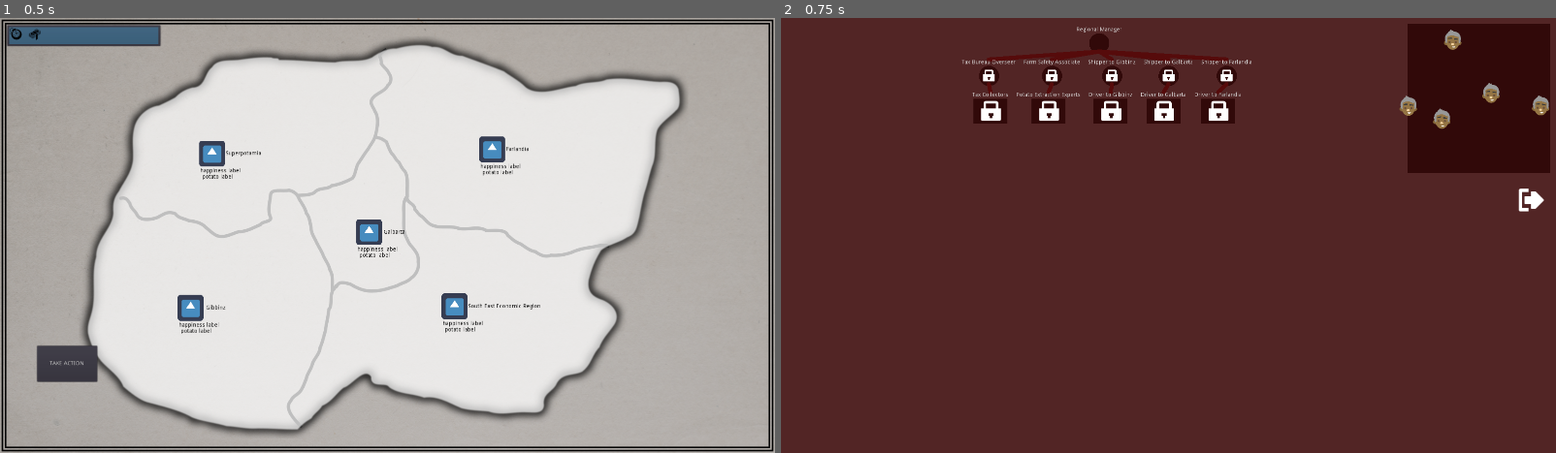
Above: before the commit, frames 1-2 (left to right).
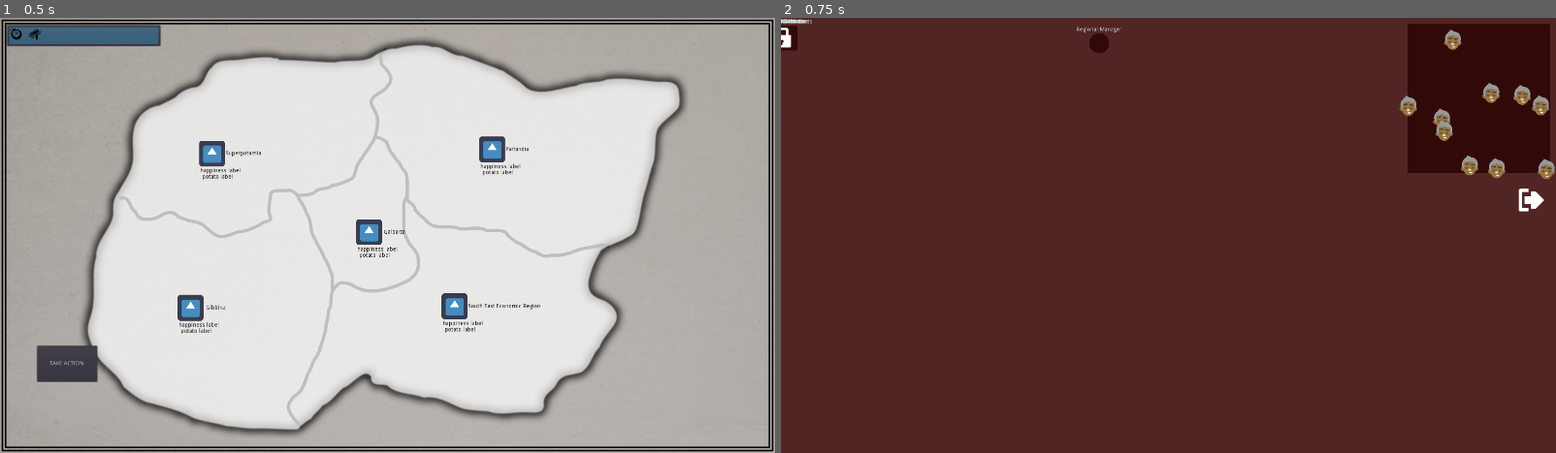
Above: after the commit, the same moments.

Repository: poohshoes/GMTK2020
Game: Godot game, scene res://World.tscn
The game is run twice, just before and just after one commit, with the same random seed, the same clock (stepped at 60 frames per second) and the same inputs. The engine's default icon, where the game draws it, is replaced by a stand-in: a white triangle on a blue panel in a dark square.
Inputs:
- Up to frame 1 (0.5 s): no input
- Up to frame 2 (0.75 s): click "Superpotamia" at 0.5 s

Frame 1 is identical in both runs. In frame 2, 2.8% of the frame differs, in the area x 0-100%, y 0-37%.
Error after the commit: Invalid set index 'parent' (on base: 'Node2D (SingleJob.gd)') with value of type 'Nil'. (res://RegionJobs.gd:177)

Commit message:
Managers support certain numbers of lower jobs.

Diff:
--- a/MultiJob.gd
+++ b/MultiJob.gd
@@ -3,17 +3,23 @@
 export(int) var width;
 export(int) var height;
 
-var parent = null
+var parents = null
 var children = []
 
 var employee = []
 
 var locked = true
 
+var workersPerManager = 99
+
+var isMultiJob = true
 
 func get_num_workers():
 	return employee.size()
 
+func lock():
+	locked = true
+	$LockSprite.show()
 
 func unlock():
 	locked = false
--- a/RegionJobs.gd
+++ b/RegionJobs.gd
@@ -26,6 +26,11 @@
 			employee.hasJob = true
 			for childJob in job.children:
 				childJob.unlock()
+			if job.isMultiJob && job.parent != null && job.parent.isMultiJob:
+				var maxWorkers = job.parent.get_num_workers() * job.parent.workersPerManager
+				if job.get_num_workers() >= maxWorkers:
+					job.lock()
+
 			find_parent('World').tick()
 	if !employee.hasJob:
 		employee.return()
@@ -41,7 +46,8 @@
 
 	rootJob = get_single_job("Regional Manager", null)
 	rootJob.unlock()
-	var taxManager = get_single_job("Tax Bureau Overseer", rootJob)
+	var taxManager = get_multi_job("Tax Bureau Overseer", rootJob)
+	taxManager.workersPerManager = 2
 	taxCollectors = get_multi_job("Tax Collectors", taxManager)
 	var potatoManager = get_single_job("Farm Safety Associate", rootJob)
 	potatoFarmers = get_multi_job("Potato Extraction Experts", potatoManager)
@@ -91,7 +97,7 @@
 
 
 	var employeeTemplate = load("res://Employee.tscn")
-	for i in range(5):
+	for i in range(10):
 		var employee = employeeTemplate.instance()
 		add_child(employee)
 		employeePool.append(employee)
@@ -157,7 +163,6 @@
 	var result = singleJobTemplate.instance()
 	setup_job(labelText, parent, result)
 	return result
-
 
 func get_multi_job(labelText, parent):
 	var result = multiJobTemplate.instance()
--- a/SingleJob.gd
+++ b/SingleJob.gd
@@ -3,12 +3,14 @@
 export(int) var width;
 export(int) var height;
 
-var parent = null
+var parents = null
 var children = []
 
 var employee = null
 
 var locked = true
+
+var isMultiJob = false
 
 func get_num_workers():
 	var numWorkers = 0
